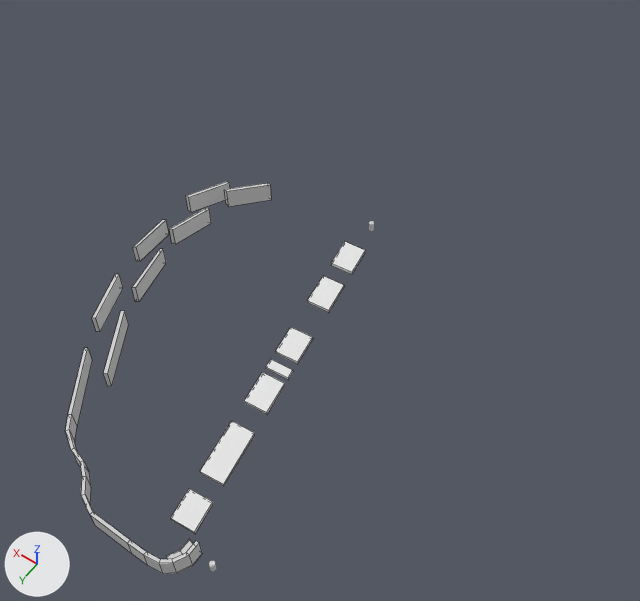
The OBJ model assets/levels/2.obj as it was, and as the next commit left it.
Camera for both pictures: a 50 mm camera at (-41.3, 28.0, 115.0) aimed at (14.3, -49.7, -7.2). Every picture has the same lights, and +X, +Y and +Z are marked at lower left. Mesh edges are drawn as thin lines on the coarser meshes. Where no turn or scale is listed for an object, it has been applied to the vertices. Vertices at the same position are counted once.
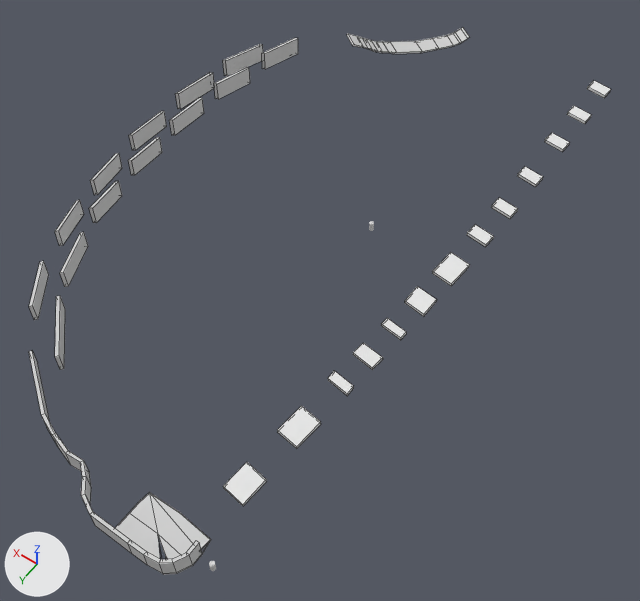
Changed parts and their boxes [x1, y1, x2, y2] in the pictures (640 x 601 px; the box of a moved part takes in the faces that stretch with it):
'Cube', reshaped (112% wider, 40% taller): before [65, 182, 272, 574]; after [29, 27, 469, 575]
'Cube.002', reshaped (98% wider, 45% taller): before [170, 242, 365, 534]; after [223, 81, 611, 506]
part 1 of me_cube, added: after [169, 98, 204, 135]
part 2 of me_cube, added: after [175, 72, 214, 109]
part 3 of me_cube, added: after [214, 67, 250, 99]
part 4 of me_cube, added: after [347, 27, 469, 54]
part 5 of me_cube, moved or reshaped: before [65, 182, 272, 559]; after [29, 111, 211, 559]
part 6 of me_cube, added: after [223, 38, 298, 76]
part 7 of me_cube_002, moved or reshaped: before [170, 489, 213, 534]; after [223, 462, 267, 506]
part 8 of me_cube_002, moved or reshaped: before [331, 242, 365, 275]; after [432, 252, 470, 286]
part 9 of me_cube_002, moved or reshaped: before [244, 372, 285, 414]; after [277, 406, 321, 449]
part 10 of me_cube_002, moved or reshaped: before [266, 359, 293, 380]; after [353, 343, 383, 370]
part 11 of me_cube_002, added: after [381, 318, 406, 340]
part 12 of me_cube_002, deleted: before [275, 327, 313, 364]
part 13 of me_cube_002, deleted: before [200, 421, 255, 486]
part 14 of me_cube_002, deleted: before [307, 276, 344, 312]
part 15 of me_cube_002, added: after [405, 81, 611, 317]
part 16 of me_cube_002, added: after [328, 371, 354, 396]

Patch to the scene script:
```diff
--- a/assets/levels/2.obj.py
+++ b/assets/levels/2.obj.py
@@ me_cube @@
 # used by ob_cube; location = (0.0, 0.0, 0.0)
-me_cube.from_pydata(...)  # 124 vertices, 109 faces; spans x -1.0..39.7, y -54.6..4.6, z -0.8..9.3
+me_cube.from_pydata(...)  # 240 vertices, 215 faces, 2 loose edges; spans x -1.0..57.7, y -123.5..4.6, z -1.1..9.8
+# me_cube part 1: the loose piece of 8 vertices spanning x 34.6..38.7, y -51.7..-45.0, z 4.6..8.2 is copied, and the copy is turned 24.7 degrees about the z axis through its middle and scaled by 1.05, then moved by (17.0, -14.0, -0.5); it spans x 53.2..54.1, y -66.5..-58.3, z 4.1..7.7
+# me_cube part 2: the loose piece of 8 vertices spanning x 34.3..36.7, y -45.8..-38.4, z 3.4..7.0 is copied, and the copy is scaled about its middle by (0.732, 1.18, 1), then moved by (21.3, -26.4, 1.2); it spans x 55.9..57.7, y -72.9..-64.1, z 4.6..8.3
+# me_cube part 3: the loose piece of 8 vertices spanning x 34.3..36.7, y -45.8..-38.4, z 3.4..7.0 is copied, and the copy is scaled about its middle by (1.06, 1.01, 1), then moved by (16.6, -31.7, 1.8); it spans x 50.8..53.3, y -77.6..-70.1, z 5.2..8.8
+# me_cube part 4: a new loose piece of 52 vertices spanning x 26.2..45.3, y -123.5..-100.4, z -1.1..4.2, in mat_material (light grey #d1d1d1)
+# me_cube part 5: 74 vertices moved from x 1.8..39.7, y -54.6..-0.9, z -0.8..9.3 to x 10.8..57.1, y -54.4..-0.1, z -0.8..6.9; 2 vertices removed from x 1.8, y 0.5, z -0.8..-0.5; 26 vertices added at x -0.6..57.5, y -59.8..4.2, z -0.8..7.4
+# me_cube part 6: 16 vertices added at x 47.8..55.7, y -89.3..-75.7, z 5.6..9.8
 me_cube.materials.append(mat_material)
@@ me_cube_002 @@
 # used by ob_cube_002; location = (0.0, 0.0, 0.0)
-me_cube_002.from_pydata(...)  # 56 vertices, 42 faces; spans x 1.7..14.8, y -58.2..-2.2, z -0.8..0.6
+me_cube_002.from_pydata(...)  # 105 vertices, 78 faces; spans x -5.9..2.9, y -123.2..-9.6, z -0.8..0.6
+# me_cube_002 part 7: the loose piece of 8 vertices spanning x 1.7..6.5, y -7.5..-2.2, z -0.8..-0.1 is turned -13.6 degrees about the z axis through its middle, then moved by (-3.4, -7.5, 0.0)
+# me_cube_002 part 8: the loose piece of 8 vertices spanning x 9.9..14.8, y -58.2..-52.5, z -0.2..0.6 is turned -13.6 degrees about the z axis through its middle, then moved by (-15.5, -8.0, 0.0)
+# me_cube_002 part 9: the loose piece of 8 vertices spanning x 5.0..10.0, y -28.9..-22.8, z -0.6..0.2 is turned -14.2 degrees about the z axis through its middle and scaled by 0.966, then moved by (-7.7, 1.6, -0.1)
+# me_cube_002 part 10: the loose piece of 8 vertices spanning x 6.1..10.5, y -31.5..-29.6, z -0.5..0.2 is scaled about its middle by (-0.992, 1.61, 0.979), then moved by (-9.8, -10.1, 0.0)
+# me_cube_002 part 11: the loose piece of 8 vertices spanning x 6.1..10.5, y -31.5..-29.6, z -0.5..0.2 is copied, and the copy is multiplied about its middle by the matrix ((0.968, 0.233, -0.005), (-0.233, 0.968, -0.032), (-0.003, 0.032, 0.995)), then moved by (-10.3, -16.8, 0.1); it spans x -4.1..0.1, y -48.4..-46.3, z -0.4..0.4
+# me_cube_002 part 12: the loose piece of 8 vertices spanning x 6.7..11.6, y -38.3..-32.8, z -0.4..0.3 is deleted
+# me_cube_002 part 13: the loose piece of 8 vertices spanning x 2.9..8.5, y -19.4..-10.1, z -0.7..0.1 is deleted
+# me_cube_002 part 14: the loose piece of 8 vertices spanning x 8.5..13.5, y -49.8..-43.8, z -0.3..0.5 is deleted
+# me_cube_002 part 15: 57 vertices added at x -5.9..-0.4, y -123.2..-52.4, z -0.3..0.6
+# me_cube_002 part 16: 8 vertices added at x -2.9..1.2, y -35.2..-32.9, z -0.6..0.2
 me_cube_002.materials.append(mat_none)
```
